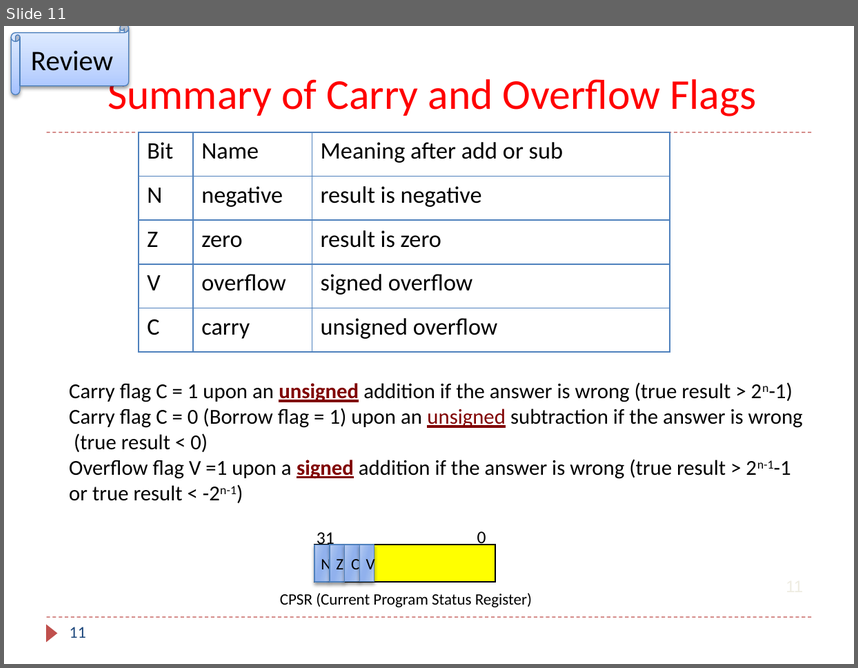
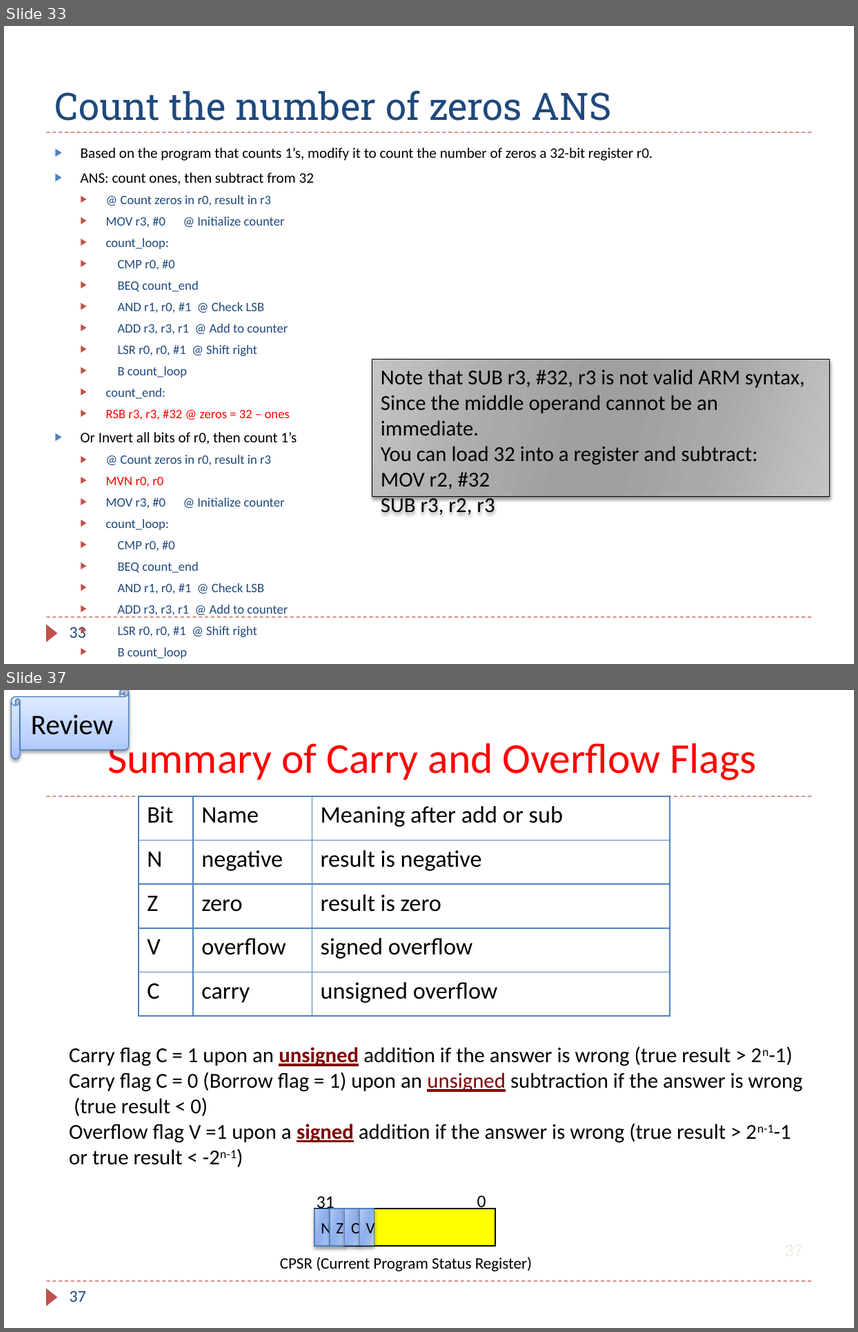
Before and after one commit to guhofstra/CSC111Fa25, a slide deck: PPTs/Ch4_ARM_Arithmetic_Logic_Exercises_ANS.pptx. Shown one above the other, each under a label of ours: slide 11 before the commit, slides 33 and 37 after it; the slides between them are not shown. The pictures are 858x668 and 858x1332 pixels, drawn with LibreOffice and Linux fonts; fonts in the diff are those of the drawing. Boxes give left, top, right and bottom in pixels: in the first picture for what was removed or moved away, otherwise in the second. Text is boxed around its words. In the diff, an @@ line names an element or a change of style, - is before the commit and + after.

```diff
--- a/PPTs/Ch4_ARM_Arithmetic_Logic_Exercises_ANS.pptx
+++ b/PPTs/Ch4_ARM_Arithmetic_Logic_Exercises_ANS.pptx
@@ slide 33 added at [4,26,854,664], background #FFFFFF; not listed: 3 template elements that a slide beside it also shows @@
@@ title added at [55,90,612,121], 32 pt, text #1F497D @@
+Count the number of zeros ANS
@@ text added at [81,147,653,658], 10.9 pt, text #1F497D @@
+▶ Based on the program that counts 1’s, modify it to count the number of zeros a 32-bit register r0.
+▶ ANS: count ones, then subtract from 32
+  ▶ @ Count zeros in r0, result in r3
+  ▶ MOV r3, #0 @ Initialize counter
+  ▶ count_loop:
+  ▶ CMP r0, #0
+  ▶ BEQ count_end
+  ▶ AND r1, r0, #1 @ Check LSB
+  ▶ ADD r3, r3, r1 @ Add to counter
+  ▶ LSR r0, r0, #1 @ Shift right
+  ▶ B count_loop
+  ▶ count_end:
+  ▶ RSB r3, r3, #32 @ zeros = 32 – ones
+▶ Or Invert all bits of r0, then count 1’s
+  ▶ @ Count zeros in r0, result in r3
+  ▶ MVN r0, r0
+  ▶ MOV r3, #0 @ Initialize counter
+  ▶ count_loop:
+  ▶ CMP r0, #0
+  ▶ BEQ count_end
+  ▶ AND r1, r0, #1 @ Check LSB
+  ▶ ADD r3, r3, r1 @ Add to counter
+  ▶ LSR r0, r0, #1 @ Shift right
+  ▶ B count_loop
+  ▶ count_end:
@@ rectangle added at [372,359,829,497], fill gradient #C5C5C5 to #A9A9A9 to #A0A0A0, outline #000000 0.75 pt, 18 pt, text #000000 @@
+Note that SUB r3, #32, r3 is not valid ARM syntax,
+Since the middle operand cannot be an immediate.
+You can load 32 into a register and subtract:
+MOV r2, #32
+SUB r3, r2, r3
@@ page number added at [70,626,86,637], 14 pt, text #1F497D @@
+33
@@ what was slide 11 is now slide 37 @@
@@ page number at [70,1290,86,1301]: text changed @@
-11
+37
```
Also in this commit, not shown: 16 other slides added, 25 other files.
